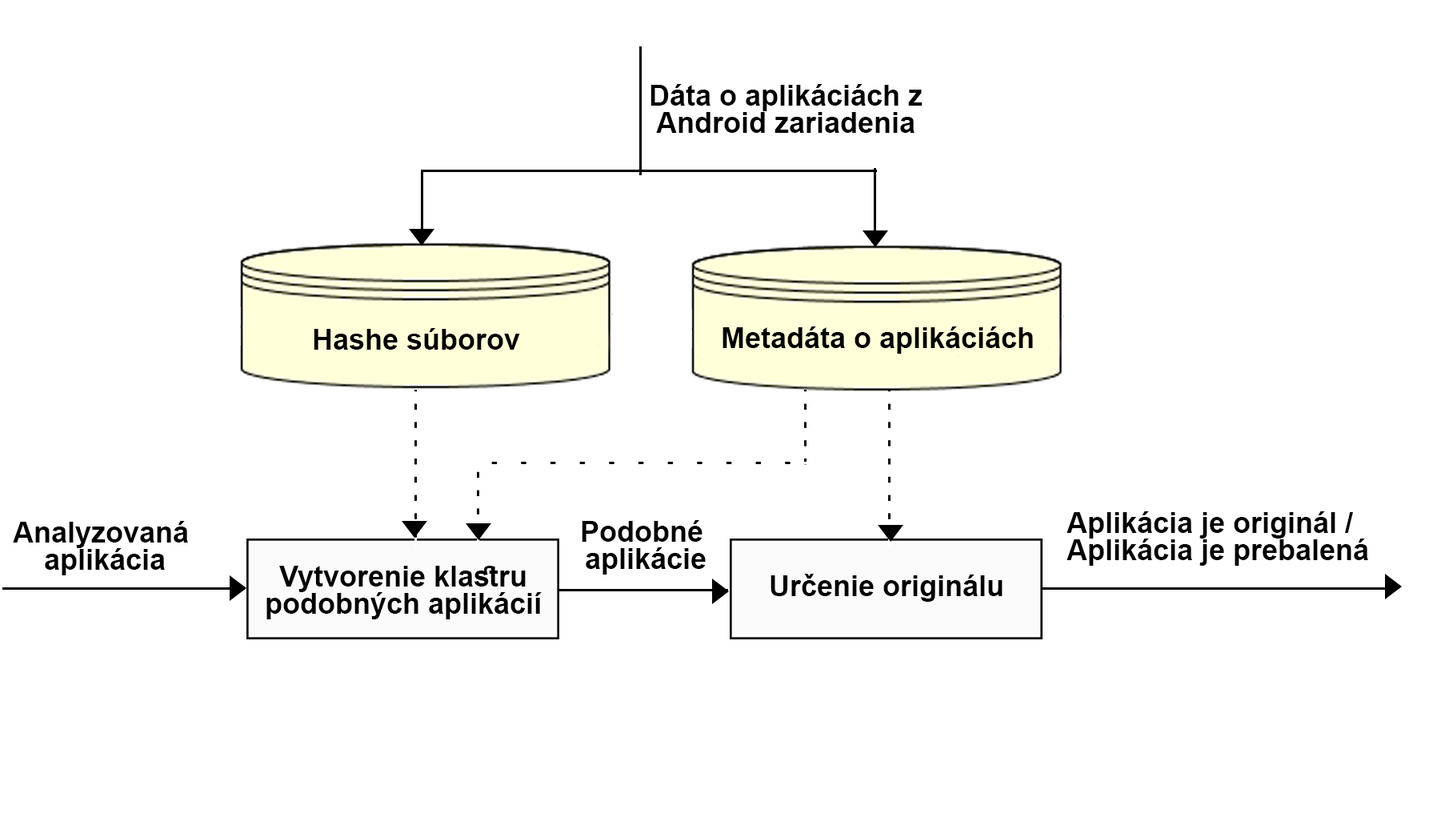
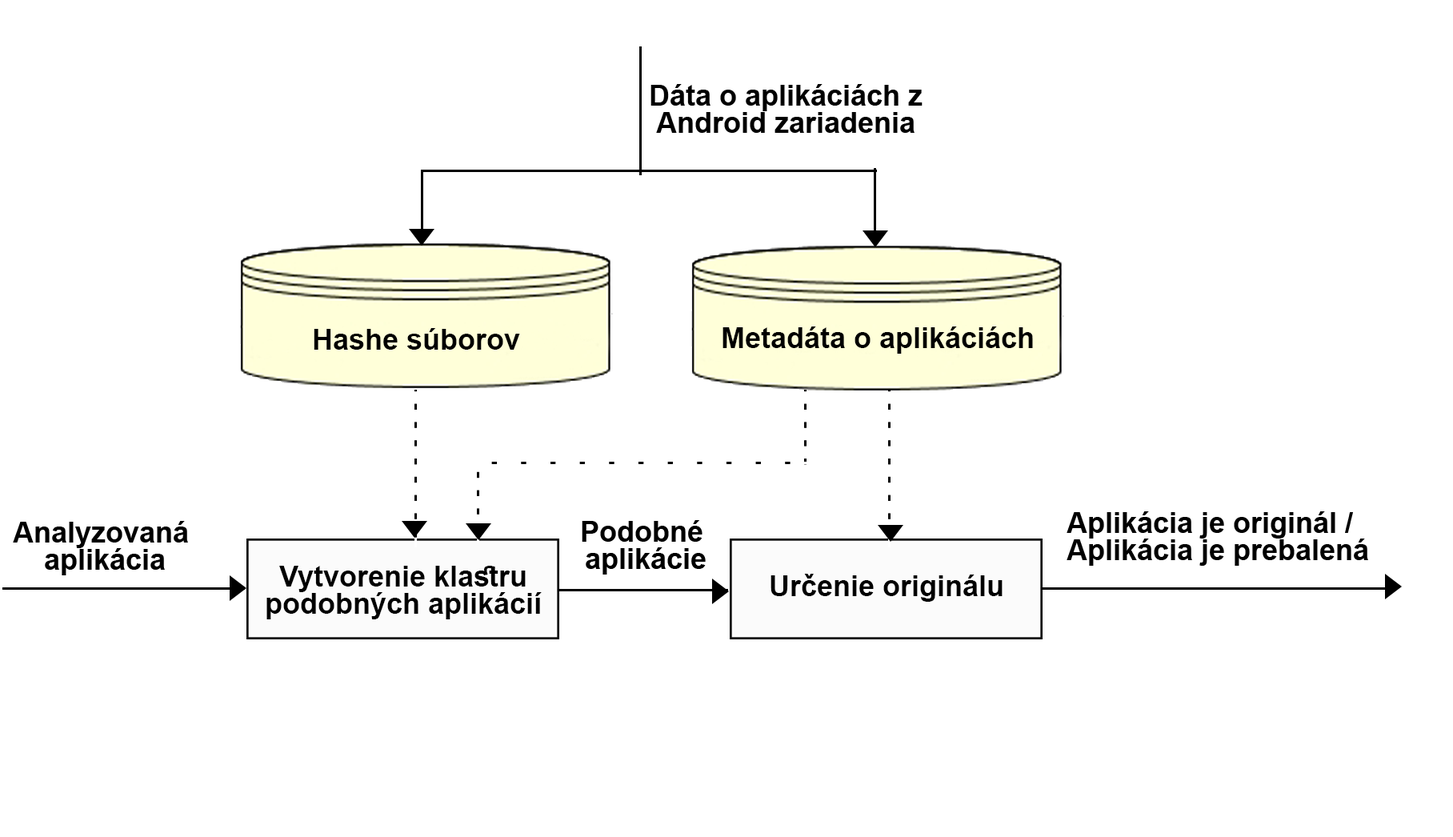
Comparing the layer stacks of the two 1453 x 837 images. Changes:
painted on "Layer 1 copy" over (691, 244, 1064, 392)
painted on "Layer 1" over (239, 242, 613, 389)
hid "Layer 0" over (12, 83, 1368, 576)
